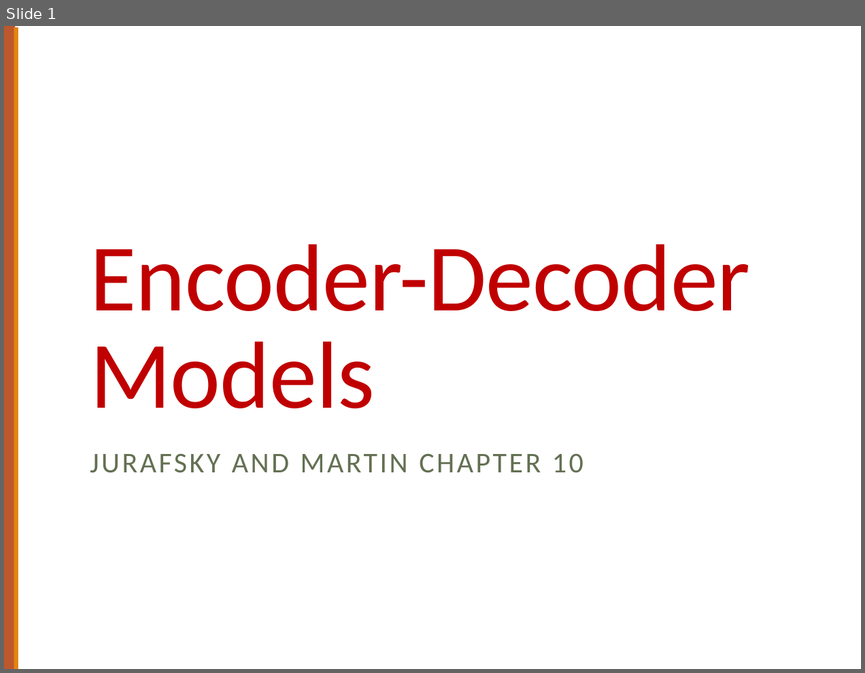
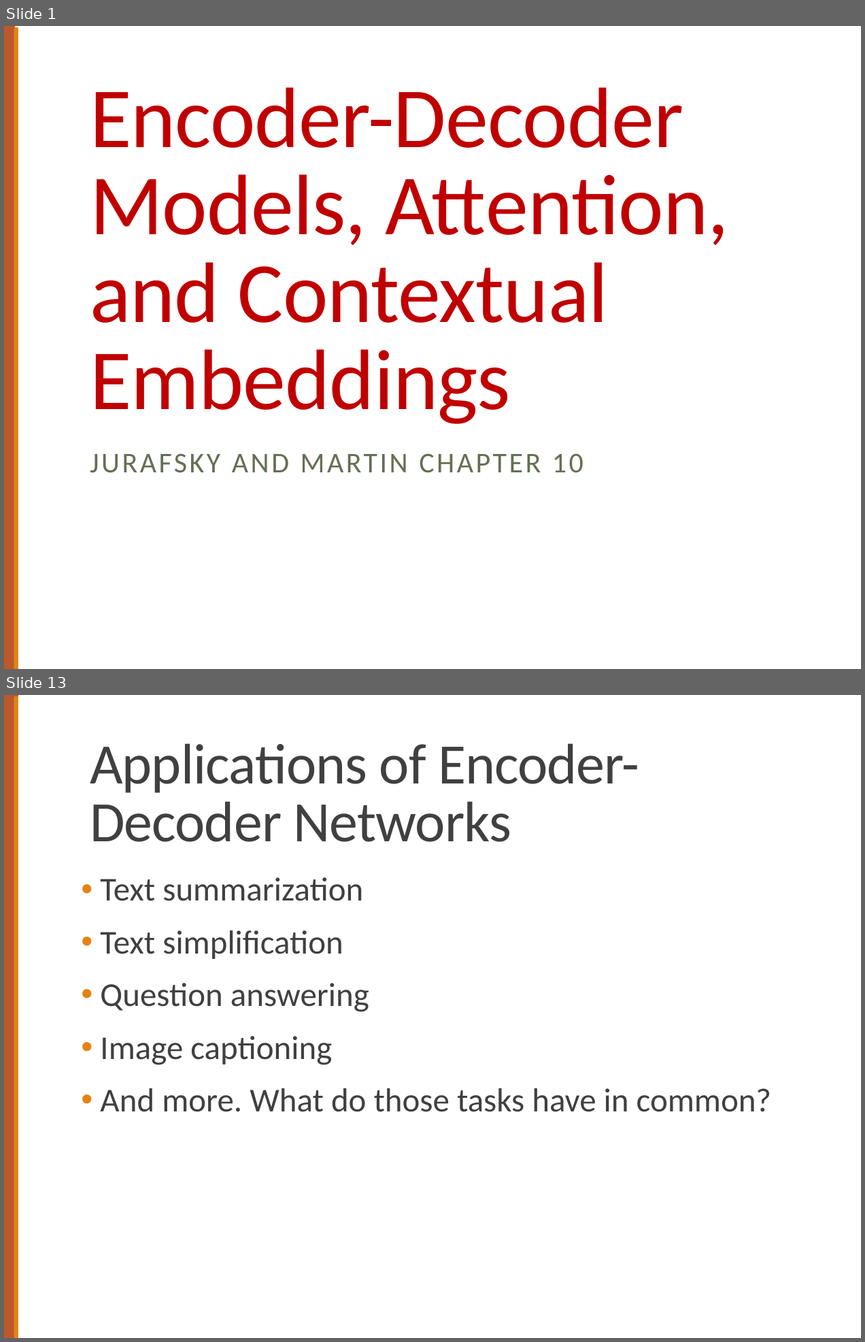
Before and after one commit to computational-linguistics-class/computational-linguistics-class.github.io, a slide deck: slides/18-encoder-decoder-models.pptx. Shown one above the other, each under a label of ours: slide 1 before the commit, slides 1 and 13 after it; the slides between them are not shown. The pictures are 865x673 and 865x1342 pixels, drawn with LibreOffice and Linux fonts; fonts in the diff are those of the drawing. Boxes give left, top, right and bottom in pixels: in the first picture for what was removed or moved away, otherwise in the second. Text is boxed around its words. In the diff, an @@ line names an element or a change of style, - is before the commit and + after.

Commit message:
Update slides for encoder-decoder models

```diff
--- a/slides/18-encoder-decoder-models.pptx
+++ b/slides/18-encoder-decoder-models.pptx
@@ slide 13 added at box(4, 695, 861, 1338), background #FFFFFF; not listed: 1 template element that a slide beside it also shows @@
@@ rectangle added at box(4, 695, 18, 1337), fill #BD582C @@
@@ title added at box(90, 743, 639, 842), 48 pt, text #404040 @@
+Applications of Encoder-Decoder Networks
@@ text added at box(100, 877, 771, 1112), 28 pt, text #404040 @@
+• Text summarization
+• Text simplification
+• Question answering
+• Image captioning
+• And more. What do those tasks have in common?
@@ slide 1 changed as well @@
@@ title at box(90, 87, 729, 424): text changed; size 80 to 72 pt @@
-Encoder-Decoder Models
+Encoder-Decoder Models, Attention,
+and Contextual Embeddings
```
Also in this commit, not shown: 11 other slides added.
